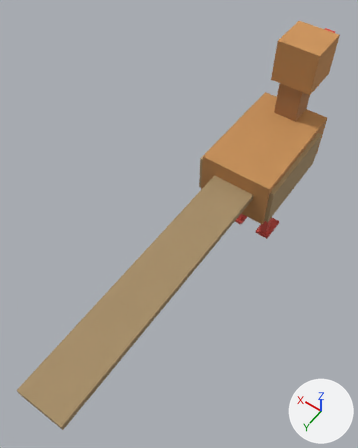
Before and after pictures for a commit that changed the glTF model assets/creatures/pheasant/model.glb.
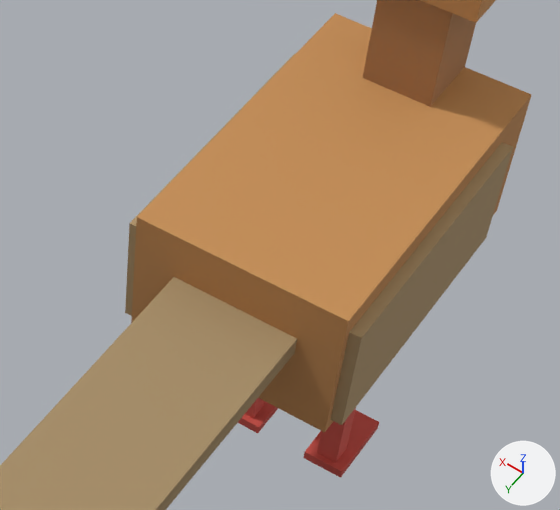
There are two pictures of each version: one whole from a 50 mm lens placed at (-0.269, 0.656, 0.887), pointed at (0.041, 0.223, 0.207), one close up on the part from 45% to 94% of the width and 20% to 56% of the height. Lighting does not change. The marker at lower right points along +X, +Y and +Z. The older version's two pictures come first. Vertices at exactly the same position are counted once.

The first close-up shows 'built'.
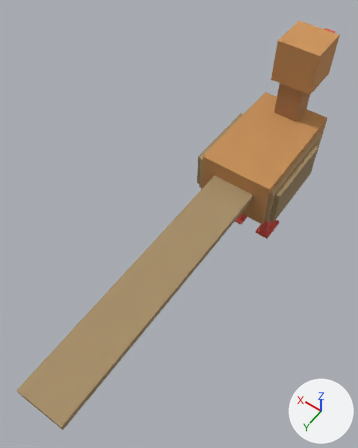
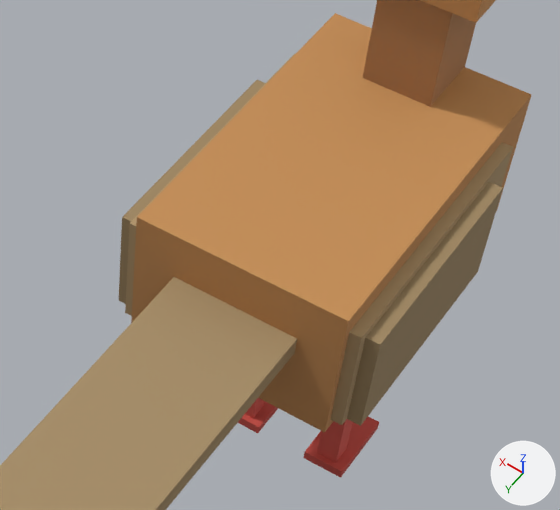
Diff of the bpy script that builds the scene:
```diff
--- a/assets/creatures/pheasant/model.glb.py
+++ b/assets/creatures/pheasant/model.glb.py
@@ me_mesh_0 @@
 # used by ob_built; location = (0.0, 0.0, 0.0)
-me_mesh_0.from_pydata(...)  # 112 vertices, 168 faces; spans x -0.075..0.075, y -0.207..0.593, z 0.0..0.415
+me_mesh_0.from_pydata(...)  # 128 vertices, 192 faces; spans x -0.084..0.084, y -0.207..0.593, z 0.0..0.415
+# me_mesh_0 part 1: a new loose piece, a box spanning x -0.084..-0.075, y -0.048..0.102, z 0.1778..0.2484, in mat_built
+# me_mesh_0 part 2: a new loose piece, a box spanning x 0.075..0.084, y -0.048..0.102, z 0.1778..0.2484, in mat_built
 me_mesh_0.materials.append(mat_built)
```

Where the change shows, as pixel boxes [x1, y1, x2, y2] in the close-ups (560 x 510 px):
part 1 of me_mesh_0, added (brown): after [347, 182, 503, 426]
part 2 of me_mesh_0, added: after [119, 80, 265, 304]
